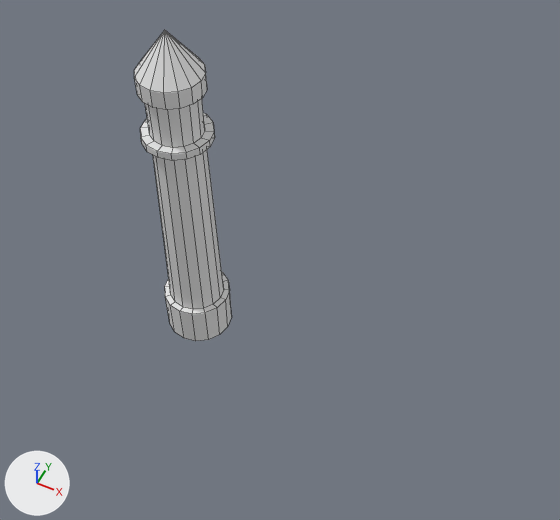
An edit to the Blender file Udemy/Lacture_12_House.blend, drawn before and after from the same camera.
One viewpoint serves both versions: a camera (50 mm lens) standing at (9.1, -12.5, 19.3) and looking at (0.4, 4.8, -2.3). The lights are fixed; the arrows at lower left show +X, +Y and +Z. Mesh edges are drawn as thin lines.
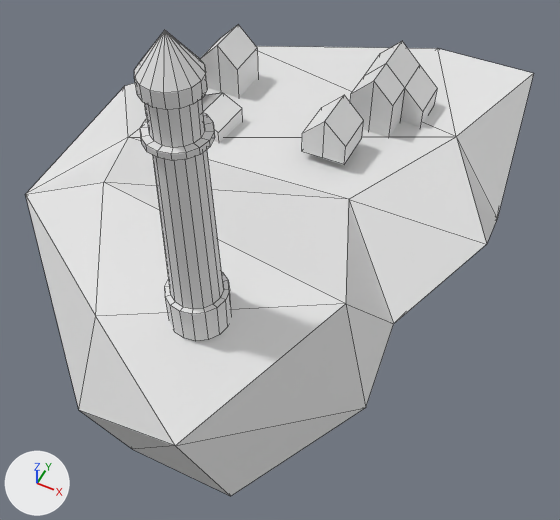
The newer file is also rescaled (x0.3), turned or shifted as a whole; pictures and numbers use the older file's frame.

The change, as a list of edits to the scene's bpy script:
```text
Add mat_material:
    mat_material = principled_material('Material')
    mat_material.base_color = (0.8, 0.8, 0.8)  # white #e7e7e7
Add mat_material_001:
    mat_material_001 = principled_material('Material.001')
    mat_material_001.base_color = (0.8, 0.8, 0.8)  # white #e7e7e7
Add me_cube_013:
    me_cube_013.from_pydata(...)  # 34 vertices, 28 faces; spans x -3.0..1.0, y -1.0..1.0, z -0.4..2.6
    me_cube_013.materials.append(mat_material)  # white #e7e7e7
Add me_cube_012:
    me_cube_012.from_pydata(...)  # 22 vertices, 20 faces; spans x -1.0..2.0, y -2.49..1.01, z -1.0..2.0
    me_cube_012.materials.append(mat_material)  # white #e7e7e7
Add me_cube_009:
    me_cube_009.from_pydata([(-1.0, -1.0, -0.4), (-1.0, -1.0, 0.6), (-1.0, 1.0, -0.4), (-1.0, 1.0, 0.6), (1.0, -1.0, -0.4), (1.0, -1.0, 0.6), (1.0, 1.0, -0.4), (1.0, 1.0, 0.6), (0.0, 1.0, -0.4), (0.0, 1.0, 1.6), (0.0, -1.0, -0.4), (0.0, -1.0, 1.6)], [], [(0, 1, 3, 2), (8, 9, 7, 6), (6, 7, 5, 4), (10, 11, 1, 0), (8, 6, 4, 10), (9, 3, 1, 11), (7, 9, 11, 5), (2, 8, 10, 0), (4, 5, 11, 10), (2, 3, 9, 8)])
Add me_cube_002:
    me_cube_002.from_pydata([(1.0, 1.0, 1.6), (1.0, 1.0, -0.4), (1.0, -1.0, 1.6), (1.0, -1.0, -0.4), (-1.0, 1.0, 1.6), (-1.0, 1.0, -0.4), (-1.0, -1.0, 1.6), (-1.0, -1.0, -0.4), (0.0, 1.0, -0.4), (0.0, -1.0, 2.6), (0.0, -1.0, -0.4), (0.0, 1.0, 2.6)], [], [(11, 4, 6, 9), (10, 9, 6, 7), (7, 6, 4, 5), (8, 1, 3, 10), (1, 0, 2, 3), (8, 11, 0, 1), (5, 4, 11, 8), (5, 8, 10, 7), (3, 2, 9, 10), (0, 11, 9, 2)])
    me_cube_002.materials.append(mat_material_001)  # white #e7e7e7
Add me_icosphere_002:
    me_icosphere_002.from_pydata(...)  # 29 vertices, 54 faces; spans x -2.93..2.11, y -0.94..6.34, z -1.05..1.44
Add ob_cube_005:
    ob_cube_005 = bpy.data.objects.new('Cube.005', me_cube_013)
    ob_cube_005.location = (-7.05, 9.79, -1.38)
    ob_cube_005.rotation_euler = (0.0, 0.0, 3.091)  # degrees (0, 0, 177)
    ob_cube_005.scale = (0.923, 0.923, 0.923)
Add ob_cube_004:
    ob_cube_004 = bpy.data.objects.new('Cube.004', me_cube_012)
    ob_cube_004.location = (0.76, 14.85, -0.97)
    ob_cube_004.scale = (0.923, 0.923, 0.923)
Add ob_cube_003:
    ob_cube_003 = bpy.data.objects.new('Cube.003', me_cube_009)
    ob_cube_003.location = (0.0, 10.42, -0.73)
    ob_cube_003.scale = (0.923, 0.923, 0.923)
Add ob_cube_001:
    ob_cube_001 = bpy.data.objects.new('Cube.001', me_cube_002)
    ob_cube_001.location = (-6.11, 12.9, -1.53)
    ob_cube_001.scale = (0.923, 0.923, 0.923)
Add ob_icosphere:
    ob_icosphere = bpy.data.objects.new('Icosphere', me_icosphere_002)
    ob_icosphere.location = (0.0, -0.7, -4.14)
    ob_icosphere.scale = (3.33, 3.33, 3.33)
```

Pixel boxes (x1, y1, x2, y2) of what changed, in the pictures (560 x 520 px):
'Icosphere', added
    after: (26, 46, 534, 496)
'Cube.004', added
    after: (350, 41, 437, 138)
'Cube.003', added
    after: (302, 95, 364, 165)
'Cube.001', added
    after: (200, 25, 258, 98)
'Cube.005', added
    after: (144, 93, 243, 143)
